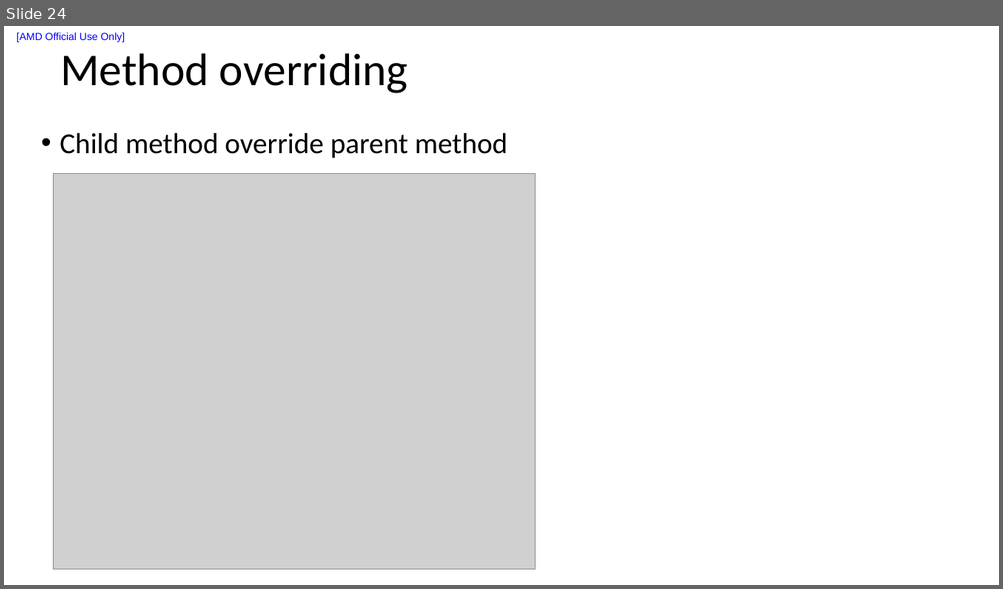
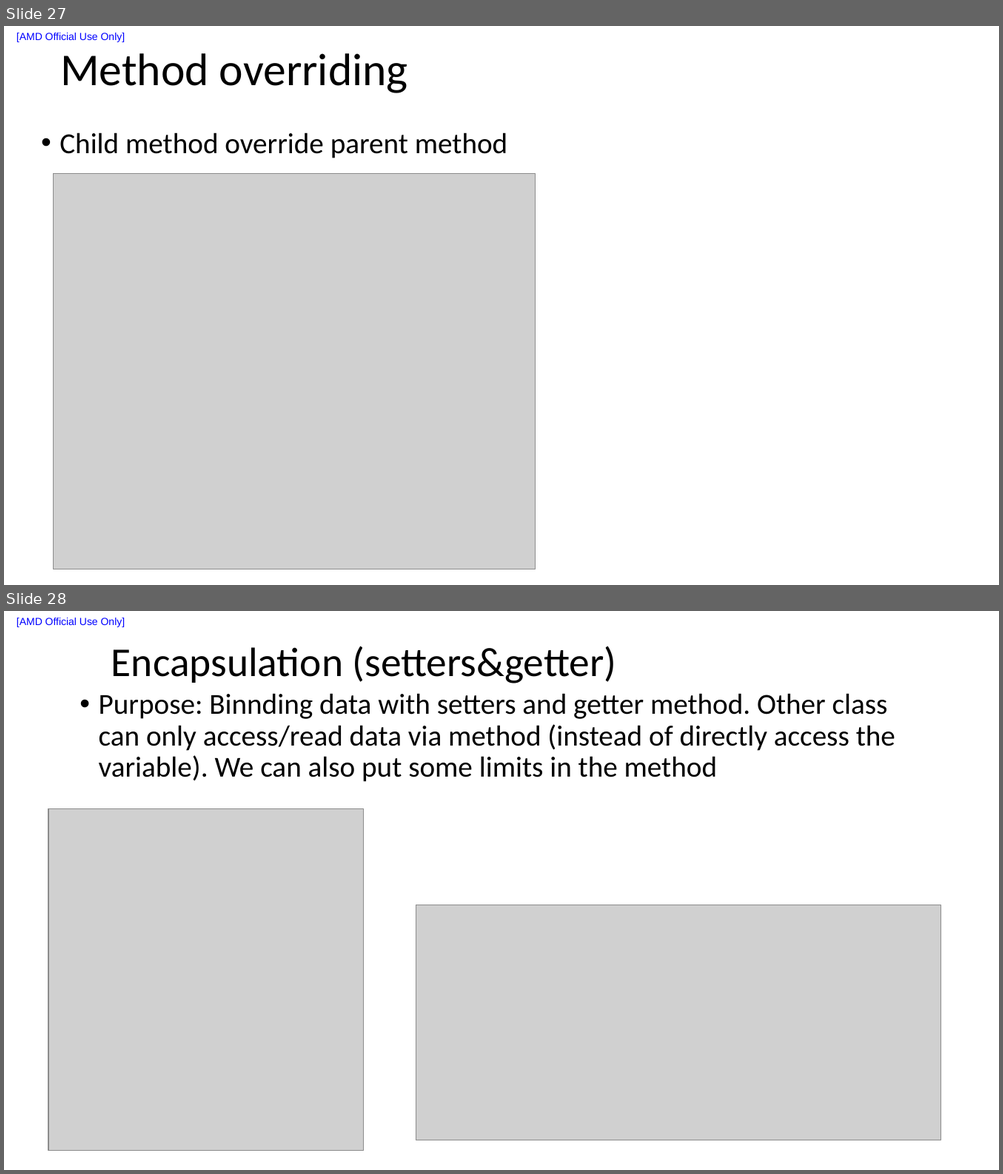
Before and after one commit to liuxu-github-ui/Java, a slide deck: Youtube_tutorial/Notes.pptx. Shown one above the other, each under a label of ours: slide 24 before the commit, slides 27 and 28 after it. The pictures are 1003x589 and 1003x1174 pixels, drawn with LibreOffice and Linux fonts; fonts in the diff are those of the drawing; grey boxes stand for pictures. Boxes give left, top, right and bottom in pixels: in the first picture for what was removed or moved away, otherwise in the second. Text is boxed around its words. In the diff, an @@ line names an element or a change of style, - is before the commit and + after.

```diff
--- a/Youtube_tutorial/Notes.pptx
+++ b/Youtube_tutorial/Notes.pptx
@@ slide 28 added at box(4, 611, 999, 1170), background #FFFFFF; not listed: 1 template element that a slide beside it also shows @@
@@ title added at box(111, 646, 617, 684), 39.6 pt, text #000000 @@
+Encapsulation (setters&getter)
@@ text added at box(99, 693, 895, 782), 28 pt, text #000000 @@
+• Purpose: Binnding data with setters and getter method. Other class can only access/read data via method (instead of directly access the variable). We can also put some limits in the method
@@ picture added at box(48, 809, 364, 1151) @@
@@ picture added at box(416, 905, 940, 1141) @@
@@ what was slide 24 is now slide 27 @@
```
Also in this commit, not shown: 1 slide changed, 12 other slides added, 3 other files.
